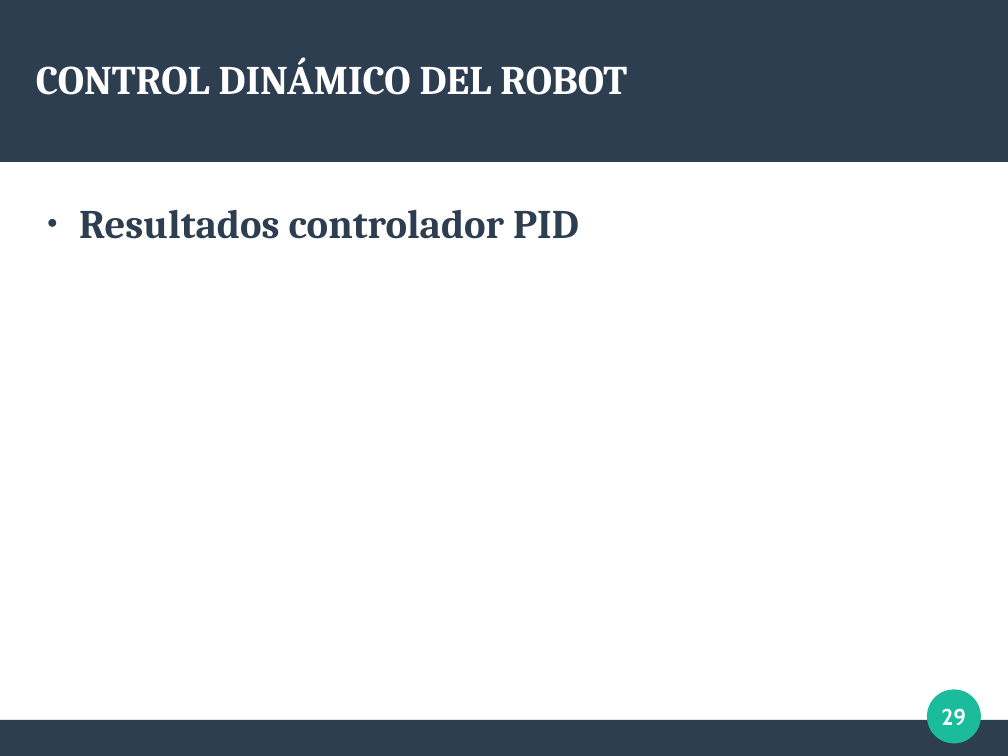
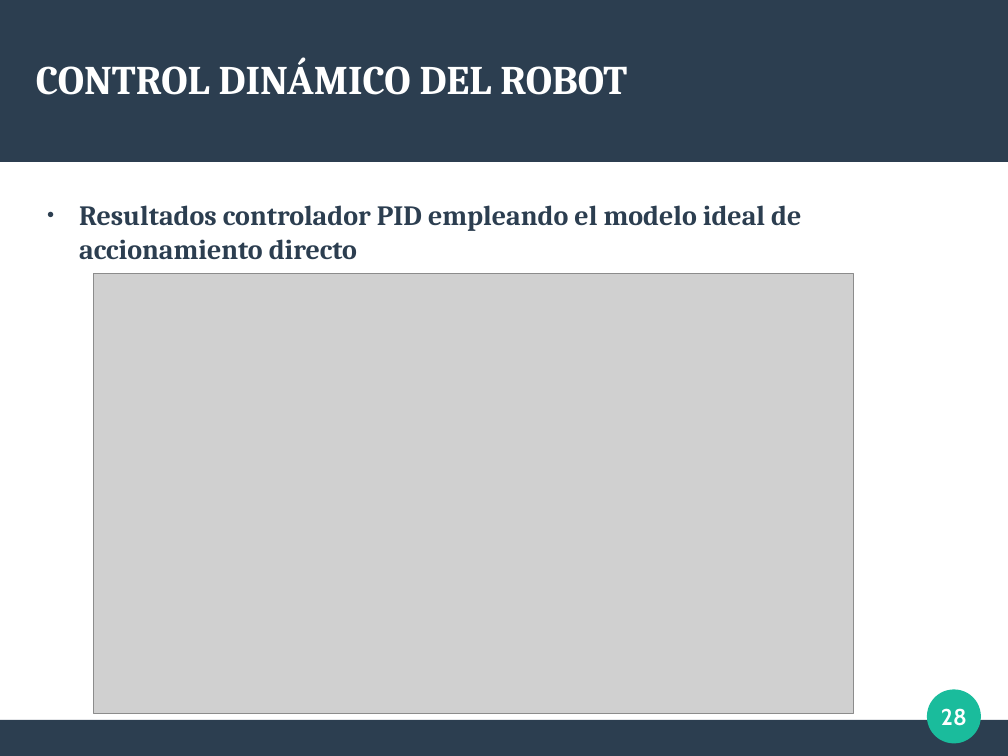
Before and after one commit to Arrivederccimamasita/Robot_RRR_CyPR, a slide deck: slide 28 of Presentacion_defensa/defensa.odp (slide 29 before the commit). Drawn at 1008x756 pixels with LibreOffice and Linux fonts; fonts in the diff are those of the drawing; grey boxes stand for pictures. Boxes give left, top, right and bottom in pixels: in the first picture for what was removed or moved away, otherwise in the second. Text is boxed around its words. In the diff, an @@ line names an element or a change of style, - is before the commit and + after.

```diff
--- a/Presentacion_defensa/defensa.odp
+++ b/Presentacion_defensa/defensa.odp
@@ text at <box>79,205,801,259</box>: text changed; size 32 to 22 pt @@
-● Resultados controlador PID
+● Resultados controlador PID empleando el modelo ideal de accionamiento directo
@@ picture added at <box>93,273,854,713</box> @@
@@ page number at <box>941,708,967,726</box>: text changed @@
-29
+28
```
Also in this commit, not shown: 11 other slides changed, 7 slides added, 1 slide removed, 27 other files.
